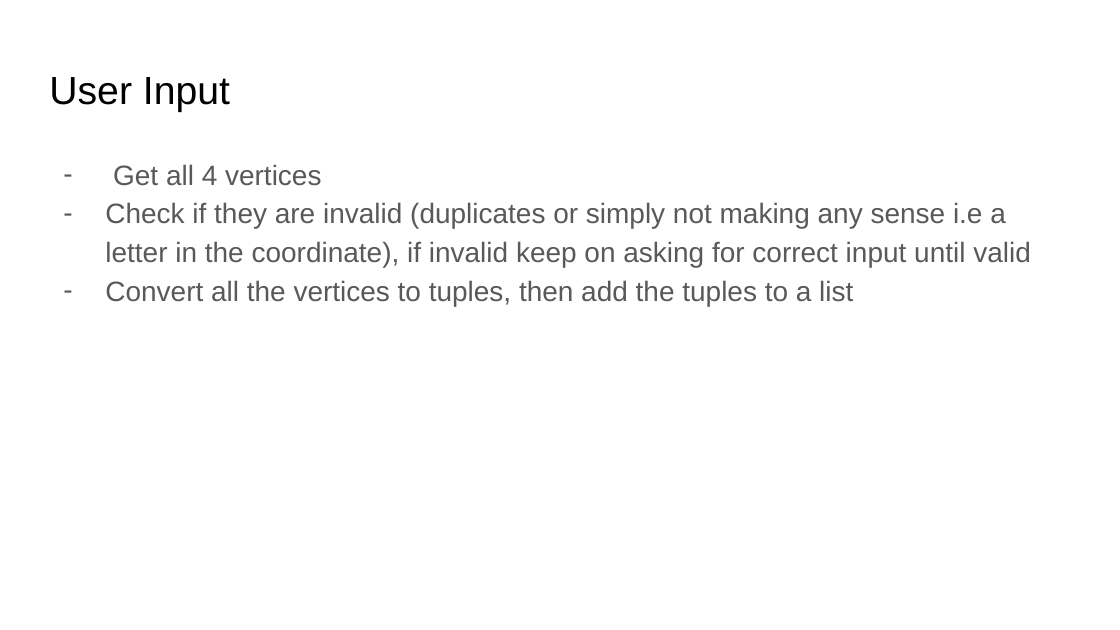
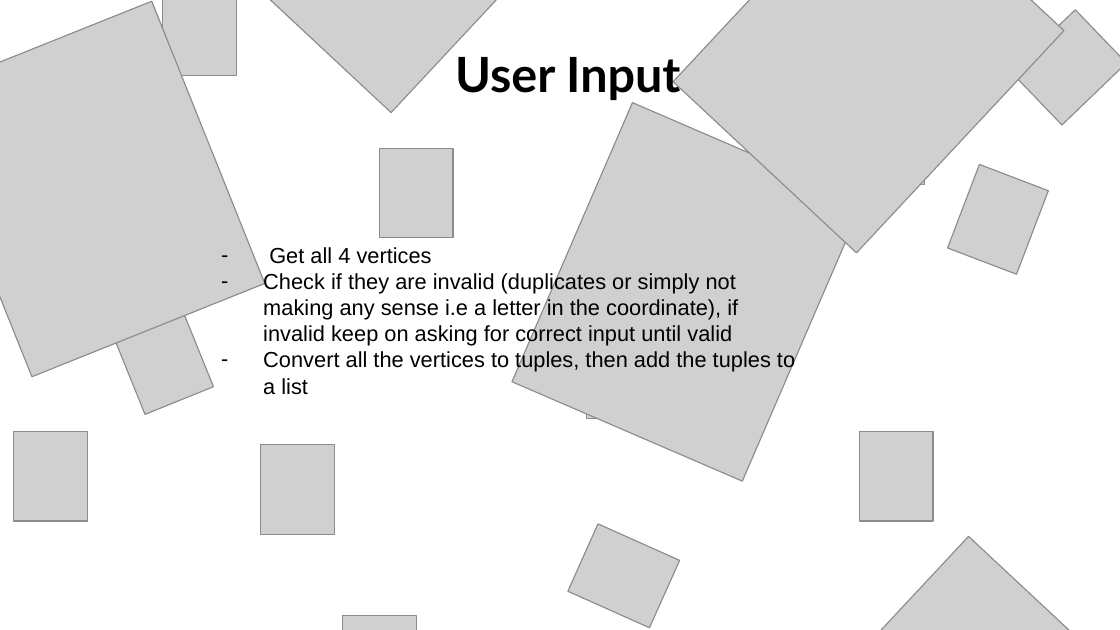
Before and after one commit to AnrozPerson/Classifying-Shapes-from-Coordinates, a slide deck: slide 2 of CAT T3 Design.pptx. Drawn at 1120x630 pixels with LibreOffice and Linux fonts; fonts in the diff are those of the drawing; grey boxes stand for pictures; background and template pictures are left out. Boxes give left, top, right and bottom in pixels: in the first picture for what was removed or moved away, otherwise in the second. Text is boxed around its words. In the diff, an @@ line names an element or a change of style, - is before the commit and + after.

```diff
--- a/CAT T3 Design.pptx
+++ b/CAT T3 Design.pptx
@@ text "User Input": place and size @@
-text "User Input" at bbox=[49, 77, 230, 112]
+text "User Input" at bbox=[455, 57, 680, 100]
@@ text "User Input" at bbox=[455, 57, 680, 100]: size 25.2 to 31.2 pt, font Arial to Lato, bold on; alignment left to centre; line spacing 1 to 0.8 @@
@@ text "Get all 4 vertices": place and size @@
-text "Get all 4 vertices" at bbox=[105, 164, 1031, 306]
+text "Get all 4 vertices" at bbox=[263, 247, 795, 395]
@@ text "Get all 4 vertices" at bbox=[263, 247, 795, 395]: size 18 to 14 pt, text colour #595959 to #000000; line spacing 1.15 to 1; bullet colour #595959 to #000000 @@
@@ group added at bbox=[0, 0, 1120, 630]: 5 pictures @@
@@ group added at bbox=[13, 0, 1120, 630]: 13 pictures @@
```
Also in this commit, not shown: 5 other slides changed, 8 slides added, 4 slides removed, 1 other file.
